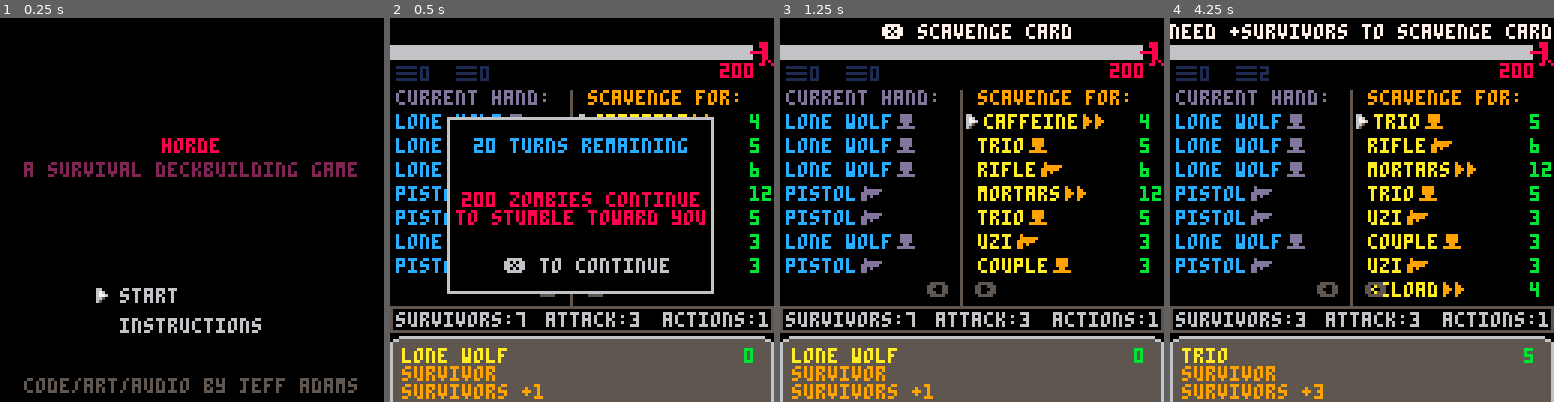
Above: before the commit, frames 1-4 (left to right).
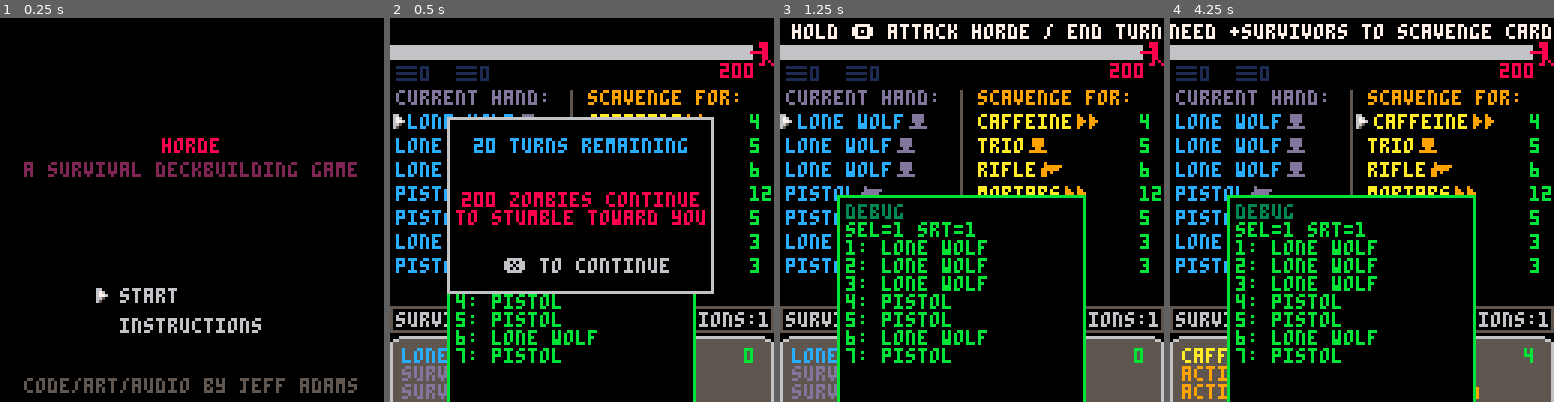
Above: after the commit, the same moments.

Repository: jeff-adams/pico8
Game: PICO-8 cartridge dev/zombie.p8
Same seed, same stepped clock (60 frames per second), same inputs: the game is played once before the commit and once after it.
Inputs:
- Up to frame 1 (0.25 s): no input
- Up to frame 2 (0.5 s): tap X (X key) at 0.33 s
- Up to frame 3 (1.25 s): tap O (Z key) at 0.7 s; tap X (X key) at 1.07 s
- Up to frame 4 (4.25 s): hold Right 1.6-2.1 s; tap O (Z key) every 0.4 s from 1.7 to 4.1 s; tap X (X key) at 1.85, 2.97, 4.08 s; hold Up 2.15-2.42 s; hold Right 2.47-3.03 s; hold Left 3.08-3.58 s; hold Down 3.63-3.97 s; hold Right from 4.02 s (still down)

Frame 1 is identical in both runs. In frame 2, 15% of the frame differs, in the area x 0-83%, y 25-100%; in frame 3, 23%, in the area x 0-100%, y 1-100%; in frame 4, 22%.

Commit message:
Update tasks | Fix hand navigation

Diff:
--- a/dev/zombie.p8
+++ b/dev/zombie.p8
@@ -4,14 +4,23 @@
 --horde
 --by jeff adams
 
---todo
---hand navigation going up???
+--…………work items………………
+
+--◆juicy
+--animate ui
+--particles
+--animate turn end
 --sfx for attacking
---hard mode with events?
---dpad support?
+--splash page pixel art
+
+--◆fixes
+--confirm menu for turn end
 --balance cards
+
+--◆extras
+--hard mode with events
+--dpad support
 --music
---animate ui
 
 function _init()
 	globals()
@@ -52,6 +61,7 @@
 	win=nil
 	previous={update=update_menu,draw=draw_menu}
 	b={pressed=❎,start=0,action=nil}
+	showncards_start=0
 end
 
 function create_draw()
@@ -218,8 +228,9 @@
 	hand={}
 	current.card={}
 	draw_cards(10)
-	current.cards=scavenge
+	current.cards=hand
 	is_player_turn=true
+	showcards_start=0
 end
 -->8
 --logic
@@ -322,7 +333,6 @@
 		local _card=draw[1]
 		add(_drawn_cards,_card)
 		del(draw,draw[1])
-		update_player(_card)
 	end
 	if _remain > 0 and #discard > 0 then
 		draw=shuffle(discard)
@@ -363,13 +373,26 @@
 end
 
 function play_card(_card)
+	if _card.ctype == "survivor" then
+		surv+=_card.val
+		card_played(_card)
+	elseif _card.ctype == "weapon" then
+		atk+=_card.dmg
+		card_played(_card)
+	elseif acts>0 then
+		acts-=1
+		for _c in all(_card.actions) do
+			_c.action(_c.val)
+		end
+		card_played(_card)
+	end
+end
+
+function card_played(_card)
+	sfx(7)
 	del(hand,hand[current.sel])
-	acts-=1
-	sfx(7)
-	for _c in all(_card.actions) do
-		_c.action(_c.val)
-	end
 	add(actioned,_card)
+	change_current_card()
 end
 
 function scavenge_card(_card)
@@ -399,6 +422,15 @@
 	sfx(0)
 end
 
+function change_current_card()
+	local _sel=current.sel
+	if _sel>#current.cards then
+		_sel=#current.cards
+	end
+	add(debug,_sel)
+	current.card=current.cards[_sel]
+end
+
 function card_icon(_card)
 	if _card.ctype=="survivor" then
 		return 3
@@ -423,15 +455,6 @@
 	else
 		discard_hand()
 		init_player()
-	end
-end
-
-function update_player(_card)
-	if _card.ctype == "survivor" then
-		surv+=_card.val
-	end
-	if _card.ctype == "weapon" then
-		atk+=_card.dmg
 	end
 end
 
@@ -454,7 +477,6 @@
 function game_btns()
 	if btnp(⬇️) then
 		next_card()
-		debug={}
 	end
 	if btnp(⬆️) then
 		previous_card()
@@ -462,21 +484,20 @@
 	if btnp(➡️) and current.cards==hand then
 		current.cards=scavenge
 		current.sel=1
+		showncards_start=0
 		current.card=scavenge[1]
 		sfx(1)
 	end
 	if btnp(⬅️) and current.cards==scavenge and #hand>0 then
 		current.cards=hand
 		current.sel=1
+		showncards_start=0
 		current.card=hand[1]
 		sfx(1)
 	end
 	if btnp(❎) then
-		if current.card.ctype == "action"
-		and current.cards==hand
-		and acts>0 then
+		if current.cards==hand then
 			play_card(current.card)
-			current.card=current.cards[1]
 		end
 		if current.cards==scavenge then
 			scavenge_card(current.card)
@@ -600,11 +621,18 @@
 function draw_hand()
 	print("▤"..#draw.."  ▤"..#discard,2,16,1)
 	print("current hand:",2,24,13)
-	local _showncards=min(7,#hand)
-	local _offset=current.sel>7 and current.sel-7 or 0
-	for i=1,_showncards do
-		local _card,_x=hand[i+_offset],2
-		if current.sel==i+_offset and current.cards==hand then
+	if current.sel>showncards_start+7 then
+		showncards_start=current.sel-7
+	end
+	if current.sel<showncards_start+1 then
+		showncards_start=max(0,current.sel-1)
+	end
+	add(debug,"sel="..current.sel.." srt="..showncards_start+1)
+	for i=1,7 do
+		local _o=showncards_start+i
+		local _card,_x=hand[_o],2
+		add(debug,(_o)..": ".._card.title)
+		if current.sel==_o and current.cards==hand then
 			_x+=4
 			print(_card.title,_x,i*8+24,12)
 		else
@@ -693,6 +721,7 @@
 			print(debug[i],22,i*6+62,11)
 		end
 	end
+	debug={}
 end
 
 function draw_menu()
@@ -724,7 +753,7 @@
 
 function draw_selector()
 	selector.x=current.cards==hand and 0 or 62
-	selector.y=mid(22,current.sel*8+22,78)
+	selector.y=mid(22,(current.sel-showncards_start)*8+22,78)
 	local frame=((flr(time()*selector.speed)-1)%#selector.frames)+1
 	spr(selector.frames[frame],selector.x,selector.y)
 end
